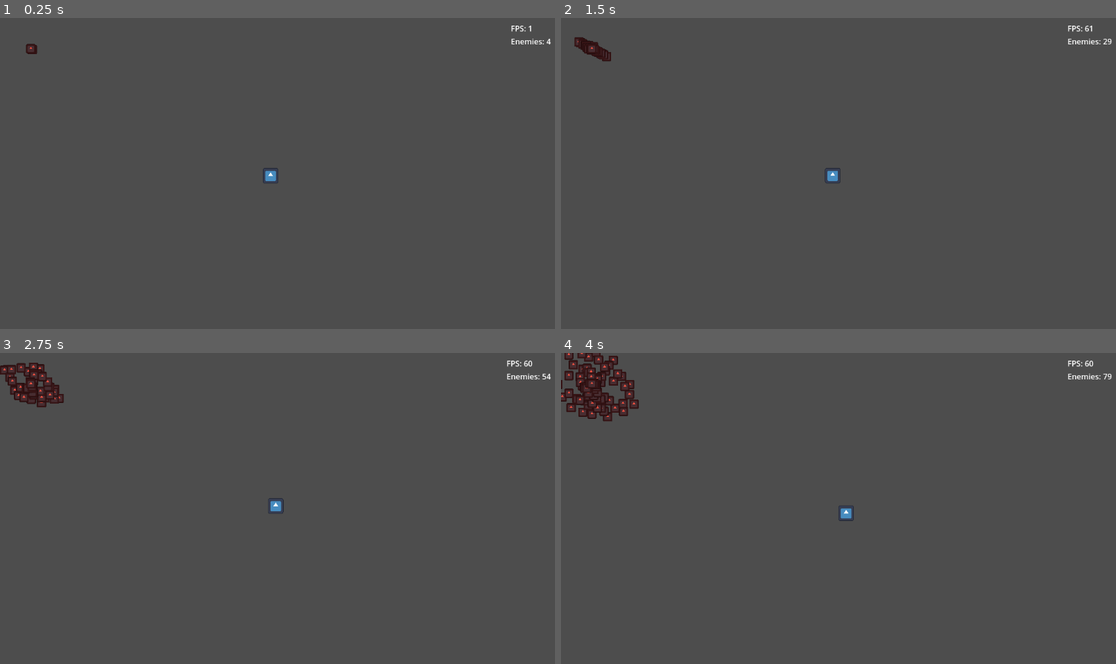
Above: before the commit, frames 1-4 (two rows, left to right).
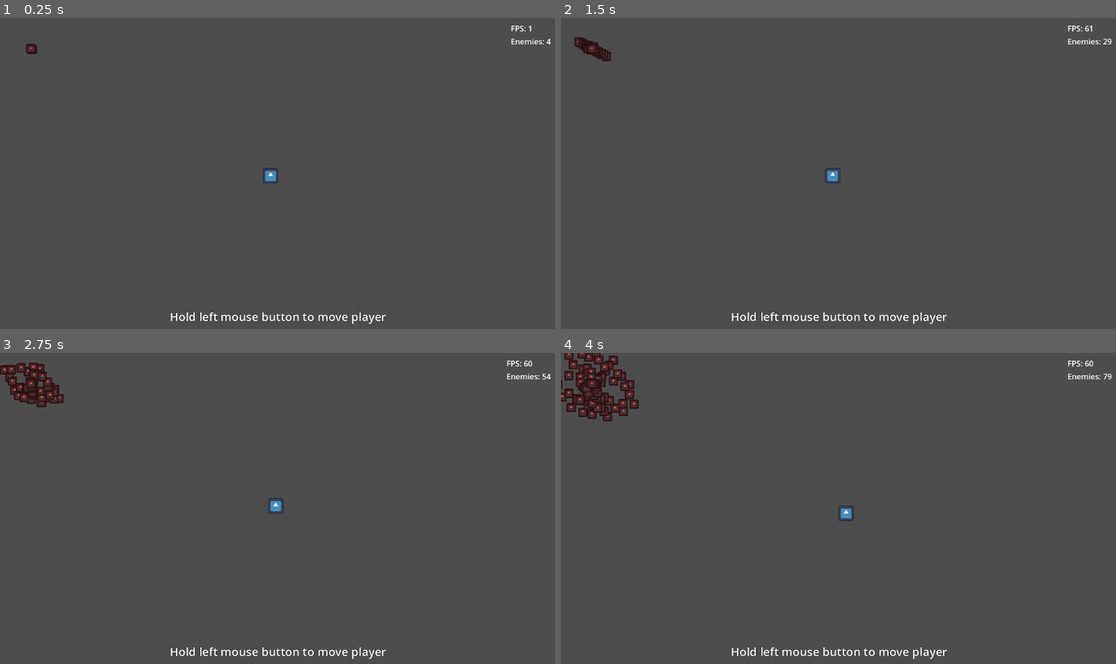
Above: after the commit, the same moments.

Repository: Griiimon/Manymies
Game: Godot game, scene res://main.tscn
The game is run twice, just before and just after one commit, with the same random seed, the same clock (stepped at 60 frames per second) and the same inputs. The engine's default icon, where the game draws it, is replaced by a stand-in: a white triangle on a blue panel in a dark square.
Inputs (mouse positions are in pixels of both pictures, inside the frame that each line leads up to):
- Up to frame 1 (0.25 s): no input
- Up to frame 2 (1.5 s): tap Enter at 0.5 s; move the mouse to (960, 157) at 0.52 s; click (960, 157) at 0.67 s; move the mouse to (727, 189) at 1.27 s; click (727, 189) at 1.42 s
- Up to frame 3 (2.75 s): move the mouse to (333, 440) at 2.02 s; click (333, 440) at 2.17 s
- Up to frame 4 (4 s): move the mouse to (810, 570) at 2.77 s; click (810, 570) at 2.92 s; move the mouse to (1005, 555) at 3.52 s; click (1005, 555) at 3.67 s

The runs differ from the first frame. In frame 1, 0.5% of the frame differs, in the area x 30-70%, y 94-99%; in frame 2, 0.5%; in frame 3, 0.5%; in frame 4, 0.5%.

Commit message:
add instructions to UI

Diff:
--- a/ui.tscn
+++ b/ui.tscn
@@ -1,6 +1,11 @@
-[gd_scene load_steps=2 format=3 uid="uid://bxj0a37myekah"]
+[gd_scene load_steps=3 format=3 uid="uid://bxj0a37myekah"]
 
 [ext_resource type="Script" path="res://ui.gd" id="1_ohjv0"]
+
+[sub_resource type="LabelSettings" id="LabelSettings_10vpg"]
+font_size = 24
+outline_size = 2
+outline_color = Color(0, 0, 0, 1)
 
 [node name="UI" type="CanvasLayer"]
 script = ExtResource("1_ohjv0")
@@ -25,3 +30,21 @@
 [node name="Label Enemies" type="Label" parent="MarginContainer/VBoxContainer"]
 unique_name_in_owner = true
 layout_mode = 2
+
+[node name="MarginContainer2" type="MarginContainer" parent="."]
+anchors_preset = 7
+anchor_left = 0.5
+anchor_top = 1.0
+anchor_right = 0.5
+anchor_bottom = 1.0
+offset_left = -20.0
+offset_top = -40.0
+offset_right = 20.0
+grow_horizontal = 2
+grow_vertical = 0
+theme_override_constants/margin_bottom = 10
+
+[node name="Label" type="Label" parent="MarginContainer2"]
+layout_mode = 2
+text = "Hold left mouse button to move player"
+label_settings = SubResource("LabelSettings_10vpg")
